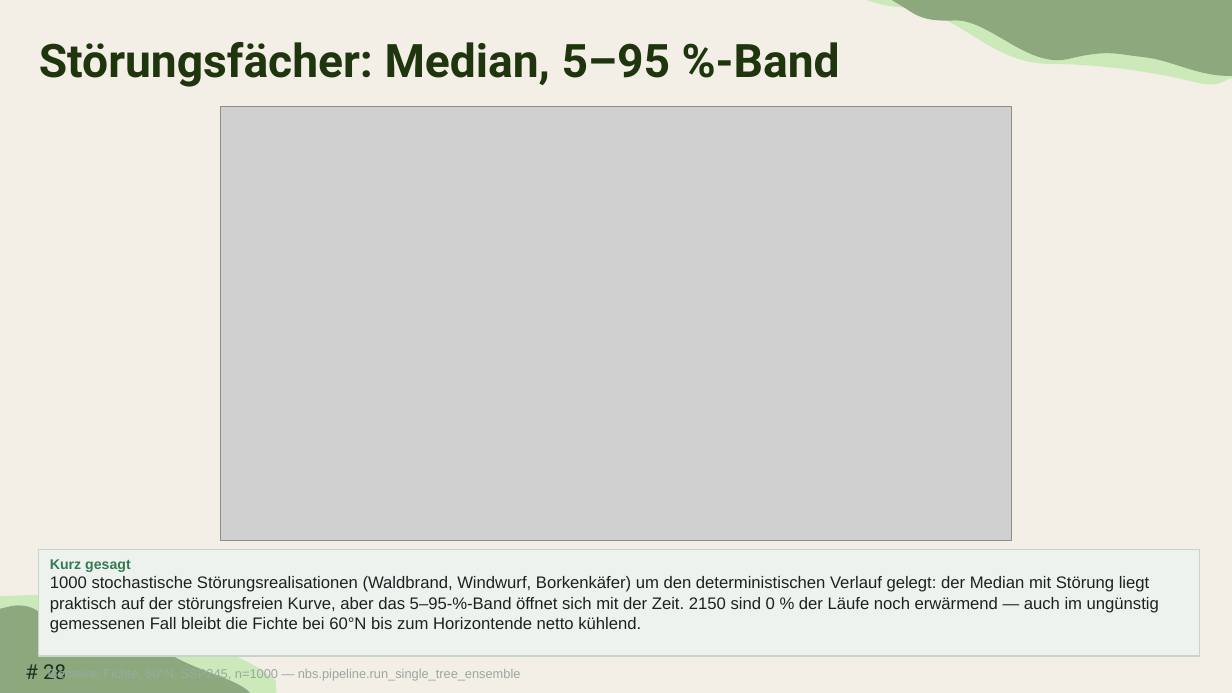
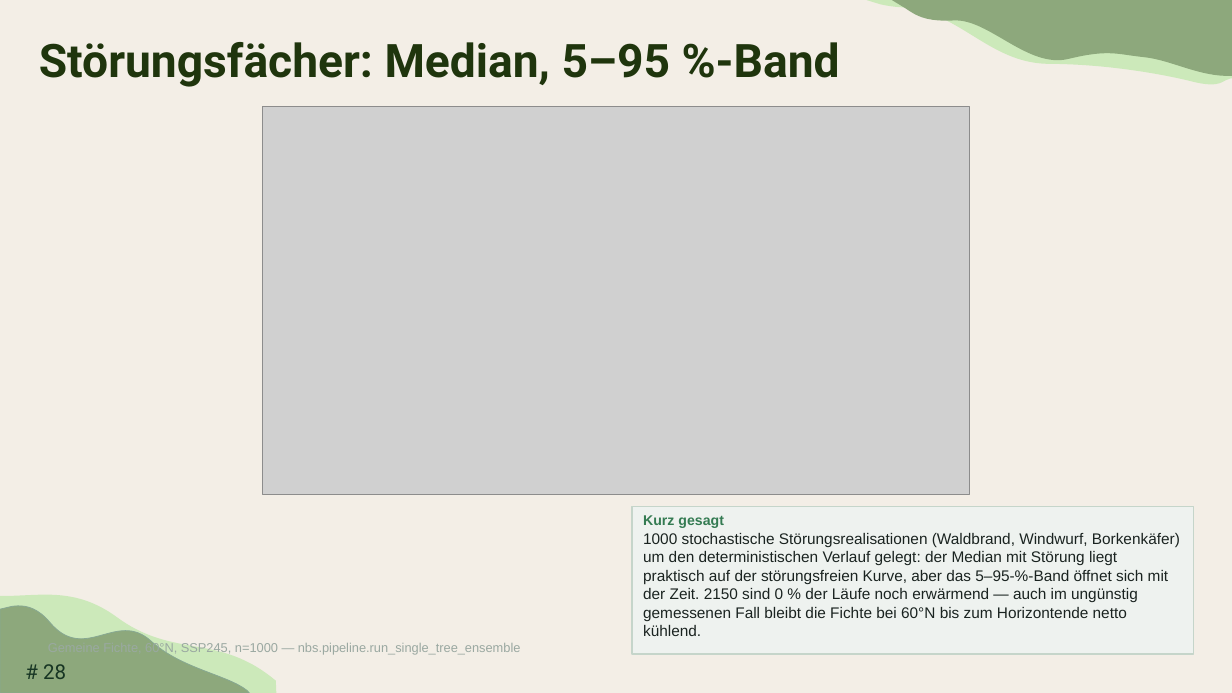
Before and after one commit to TimoDiepers/woodway, a slide deck: slide 28 of docs/slides/dissvortrag.pptx. Drawn at 1232x693 pixels with LibreOffice and Linux fonts; fonts in the diff are those of the drawing; grey boxes stand for pictures. Boxes give left, top, right and bottom in pixels: in the first picture for what was removed or moved away, otherwise in the second. Text is boxed around its words. In the diff, an @@ line names an element or a change of style, - is before the commit and + after.

```diff
--- a/docs/slides/dissvortrag.pptx
+++ b/docs/slides/dissvortrag.pptx
@@ picture: place and size @@
-picture at (221,106,1012,541)
+picture at (262,106,970,494)
@@ rectangle "Kurz gesagt": place and size @@
-rectangle "Kurz gesagt" at (39,550,1200,656)
+rectangle "Kurz gesagt" at (632,506,1194,654)
@@ text in rectangle at (643,533,1180,636): size 13 to 12 pt @@
@@ text "Gemeine Fichte, 60°N, SSP245, n=1000 ..." rewrapped from (48,668,521,681) to (145,642,521,655) @@
```
Also in this commit, not shown: 6 other slides changed.
